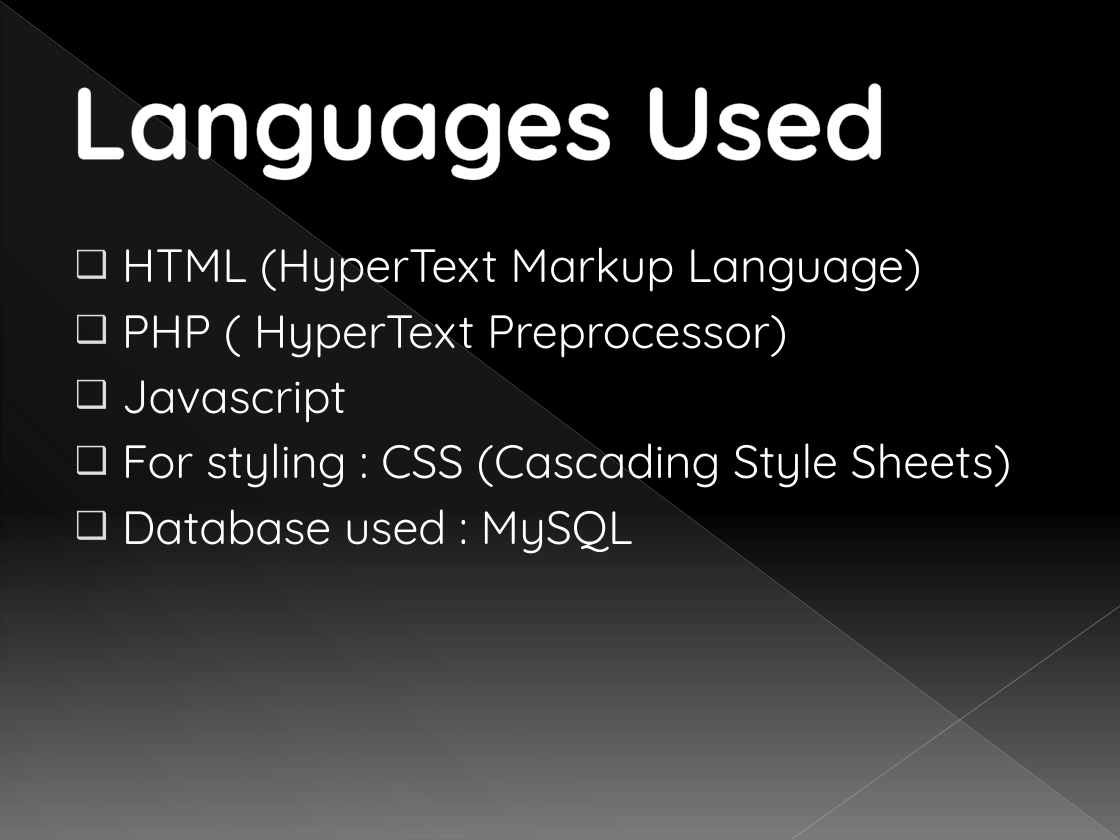
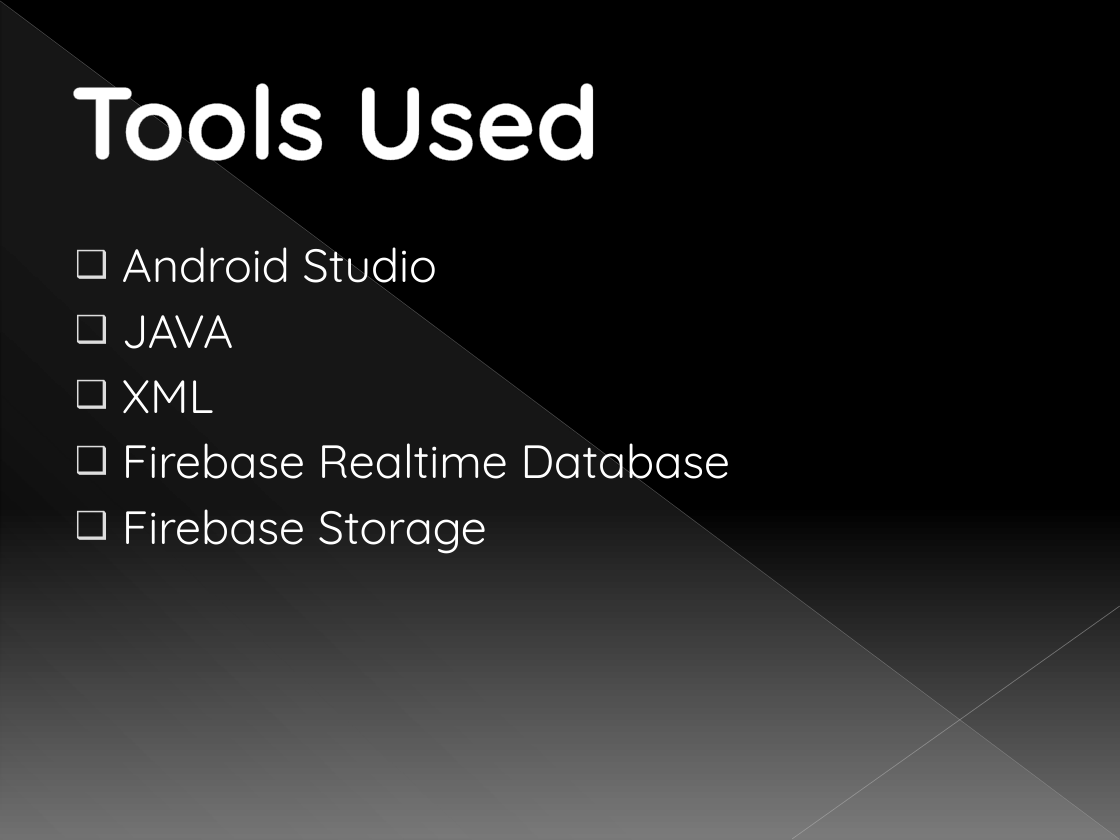
Before and after one commit to tf153/Gehu-Scholarship, a slide deck: slide 7 of Group 9 Poject Presentation.pptx (slide 9 before the commit). Drawn at 1120x840 pixels with LibreOffice and Linux fonts; fonts in the diff are those of the drawing. Boxes give left, top, right and bottom in pixels: in the first picture for what was removed or moved away, otherwise in the second. Text is boxed around its words. In the diff, an @@ line names an element or a change of style, - is before the commit and + after.

```diff
--- a/Group 9 Poject Presentation.pptx
+++ b/Group 9 Poject Presentation.pptx
@@ title at (70,53,599,186): text changed @@
-Languages Used
+Tools Used
@@ text at (122,234,731,554): text changed @@
-❑ HTML (HyperText Markup Language)
-❑ PHP ( HyperText Preprocessor)
-❑ Javascript
-❑ For styling : CSS (Cascading Style Sheets)
-❑ Database used : MySQL
+❑ Android Studio
+❑ JAVA
+❑ XML
+❑ Firebase Realtime Database
+❑ Firebase Storage
```
Also in this commit, not shown: 9 other slides changed, 2 slides added, 2 slides removed.
